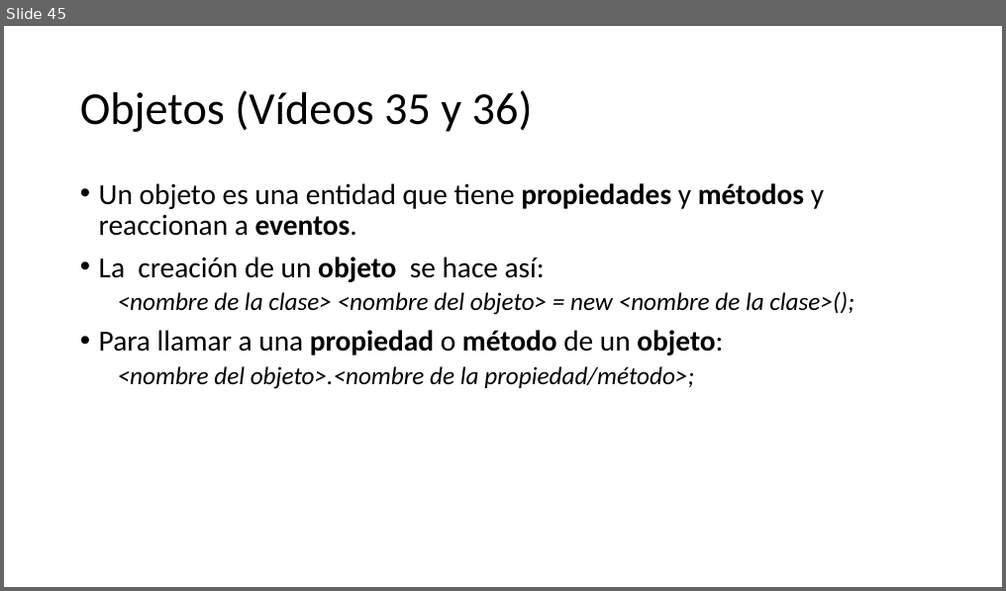
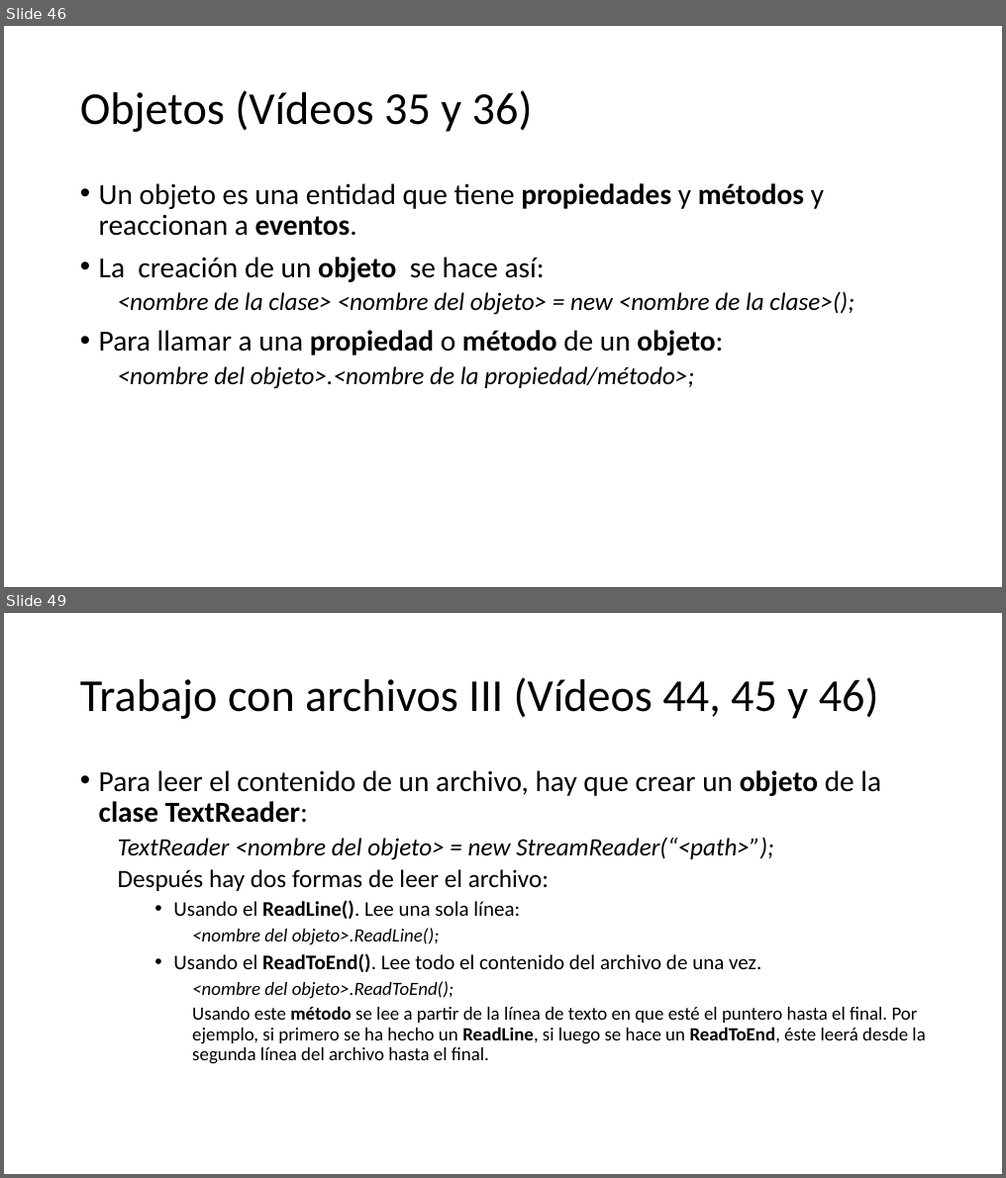
Before and after one commit to Worome/Recetatic, a slide deck: Recetatic/Visual C#.pptx. Shown one above the other, each under a label of ours: slide 45 before the commit, slides 46 and 49 after it; the slides between them are not shown. The pictures are 1006x591 and 1006x1178 pixels, drawn with LibreOffice and Linux fonts; fonts in the diff are those of the drawing. Boxes give left, top, right and bottom in pixels: in the first picture for what was removed or moved away, otherwise in the second. Text is boxed around its words. In the diff, an @@ line names an element or a change of style, - is before the commit and + after.

```diff
--- a/Recetatic/Visual C#.pptx
+++ b/Recetatic/Visual C#.pptx
@@ slide 49 added at bbox=[4, 613, 1002, 1174], background #FFFFFF @@
@@ title added at bbox=[80, 677, 879, 719], 44 pt, text #000000 @@
+Trabajo con archivos III (Vídeos 44, 45 y 46)
@@ text added at bbox=[99, 770, 925, 1064], 18 pt, text #000000 @@
+• Para leer el contenido de un archivo, hay que crear un objeto de la clase TextReader:
+  TextReader <nombre del objeto> = new StreamReader(“<path>”);
+  Después hay dos formas de leer el archivo:
+    • Usando el ReadLine(). Lee una sola línea:
+      <nombre del objeto>.ReadLine();
+    • Usando el ReadToEnd(). Lee todo el contenido del archivo de una vez.
+      <nombre del objeto>.ReadToEnd();
+      Usando este método se lee a partir de la línea de texto en que esté el puntero hasta el final. Por ejemplo, si primero se ha hecho un ReadLine, si luego se hace un ReadToEnd, éste leerá desde la segunda línea del archivo hasta el final.
@@ what was slide 45 is now slide 46 @@
```
Also in this commit, not shown: 1 slide changed, 15 other slides added.
